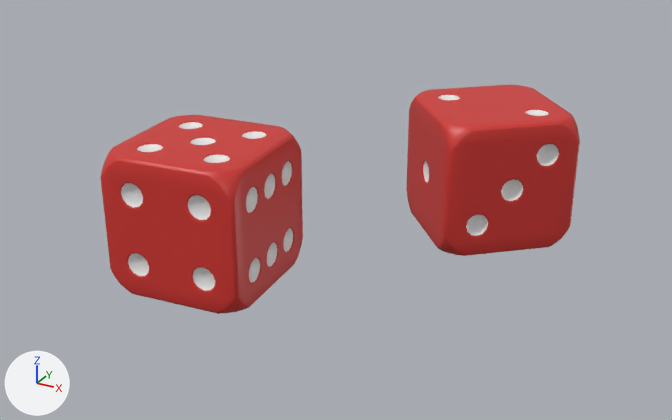
What one commit did to the COLLADA model public/scene/camera-above3.dae.
Both versions are drawn from a 50 mm camera at (-24.35, 20.54, 3.45) aimed at (-27.39, 26.06, 0.69). Arrows for +X, +Y and +Z are at lower left; the lights stay in place.

Script lines for the objects in view, before the commit:
```python
me_untitled = bpy.data.meshes.new('Untitled')
me_untitled.from_pydata(...)  # 1501 vertices, 2998 faces; spans x -0.5..0.5, y -0.5..0.5, z -0.5..0.5
# faces by material slot: [2242, 756]
me_untitled.materials.append(mat_material_001)  # red #d1342e
me_untitled.materials.append(mat_material)  # white #e7e7e7
ob_cube_000_endside5 = bpy.data.objects.new('Cube_000_endSide5', me_untitled)
ob_cube_000_endside5.location = (-27.986, 25.298, 0.865)
ob_cube_000_endside5.rotation_euler = (-1.571, 0.0000116, -3.05)  # degrees (-90, 0, -175)
ob_cube_001_endside2 = bpy.data.objects.new('Cube_001_endSide2', me_untitled)
ob_cube_001_endside2.location = (-26.573, 27.01, 0.865)
ob_cube_001_endside2.rotation_euler = (1.571, -0.00011, -2.419)  # degrees (90, 0, -139)
```
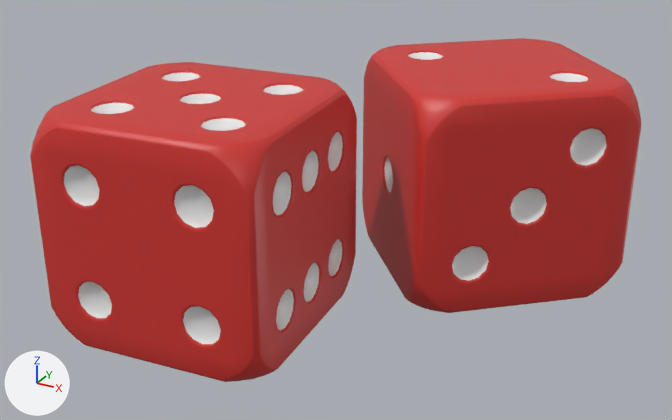
Boxes [x1, y1, x2, y2] around the edits, measured in the pictures (672 x 420 px):
'Cube_000_endSide5', rescaled (62% wider, 60% taller): before [101, 115, 303, 314]; after [30, 62, 357, 382]
'Cube_001_endSide2', rescaled (60% wider, 60% taller): before [406, 85, 580, 256]; after [362, 38, 641, 313]

The change, as a list of edits to the scene's bpy script:
```text
Change ob_cube_001_endside2:
    ob_cube_001_endside2.scale: (1.0, 1.0, 1.0) -> (1.6, 1.6, 1.6)
Change ob_cube_000_endside5:
    ob_cube_000_endside5.scale: (1.0, 1.0, 1.0) -> (1.6, 1.6, 1.6)
```
